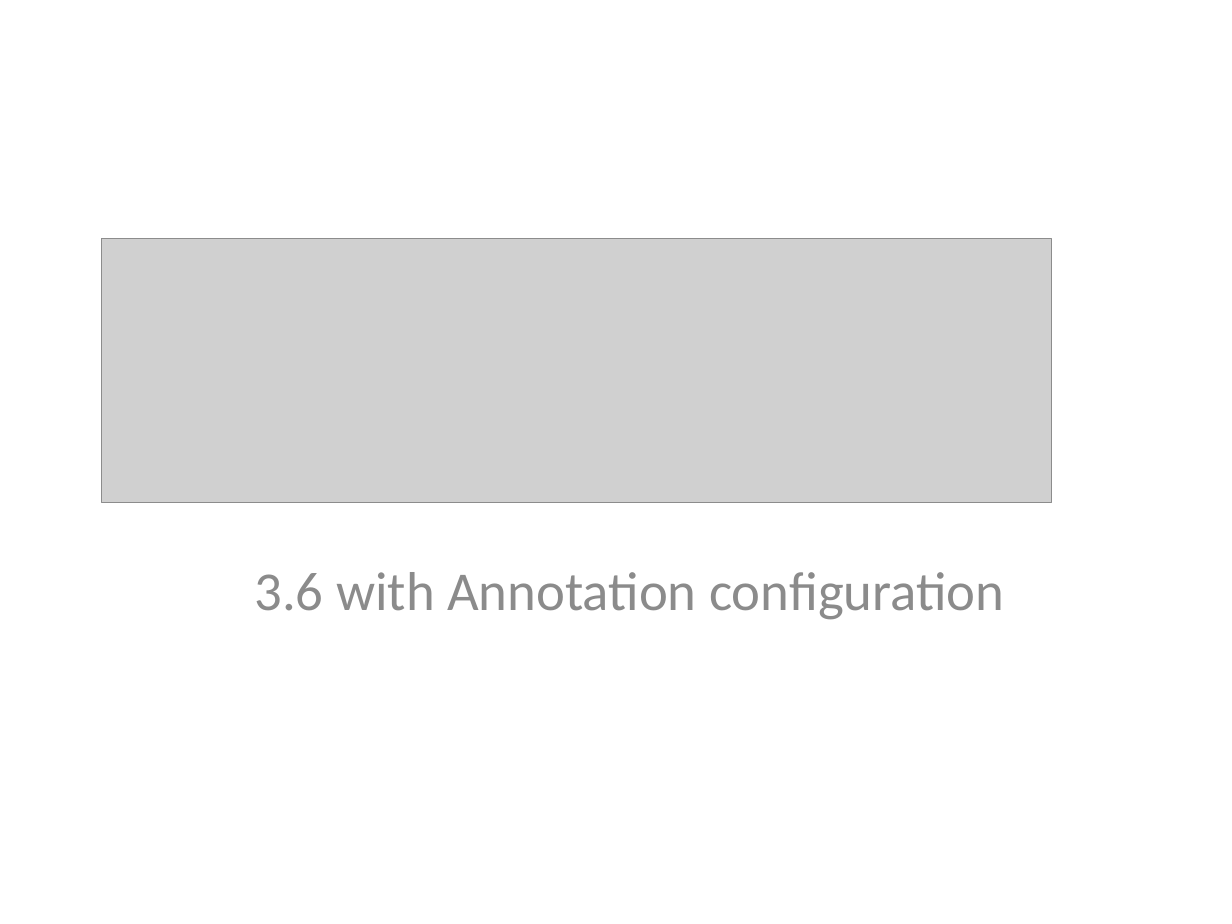
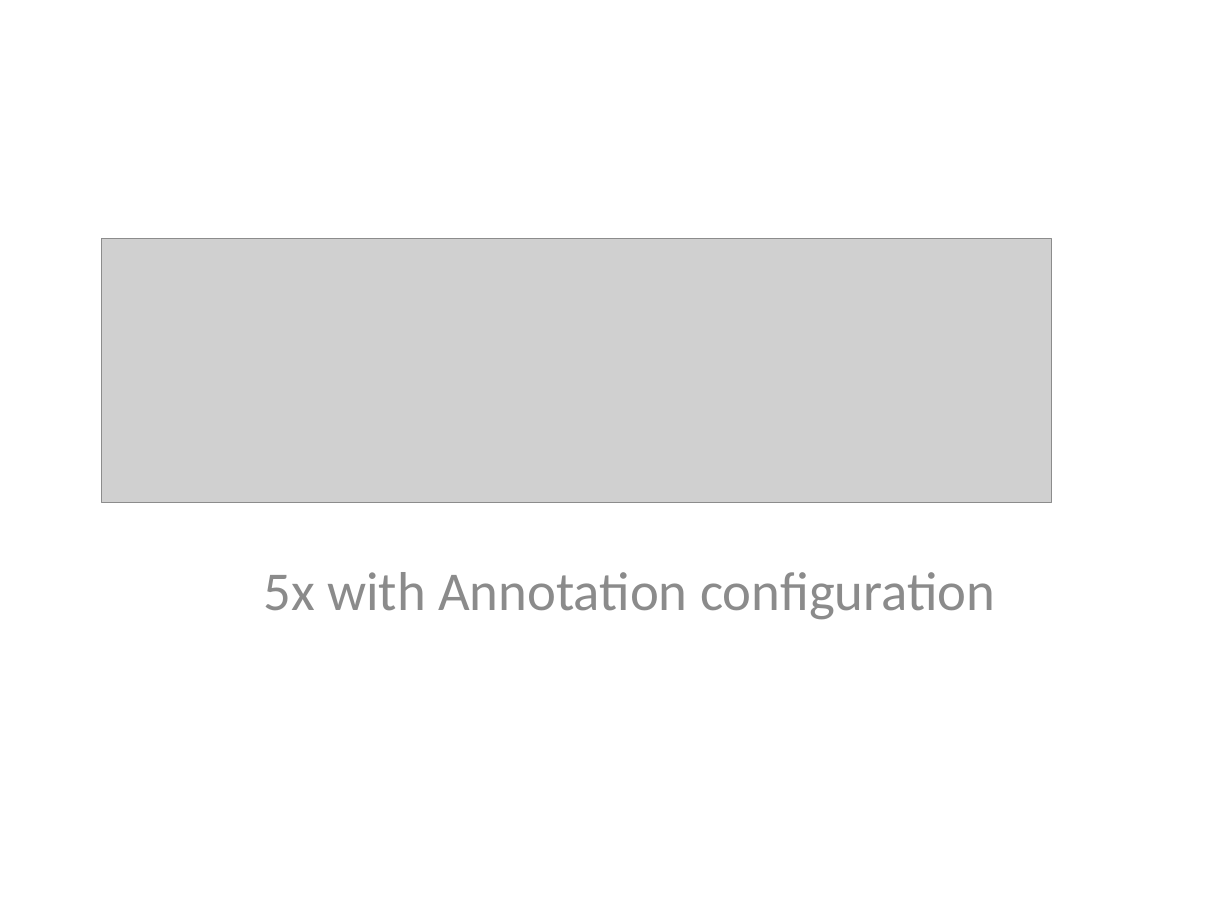
Before and after one commit to richardsforu/hibernate-adm, a slide deck: slide 1 of ppts/Hibernate.pptx. Drawn at 1232x924 pixels with LibreOffice and Linux fonts; fonts in the diff are those of the drawing; grey boxes stand for pictures. Boxes give left, top, right and bottom in pixels: in the first picture for what was removed or moved away, otherwise in the second. Text is boxed around its words. In the diff, an @@ line names an element or a change of style, - is before the commit and + after.

```diff
--- a/ppts/Hibernate.pptx
+++ b/ppts/Hibernate.pptx
@@ subtitle at (x1=263, y1=572, x2=995, y2=620): text changed @@
-3.6 with Annotation configuration
+5x with Annotation configuration
```
Also in this commit, not shown: 5 other slides changed, 18 other files.
